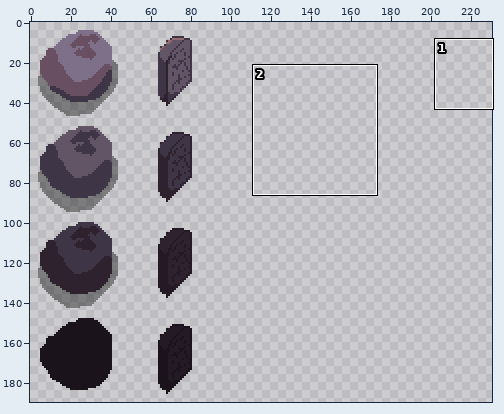
Edited in one commit: sprite sheet (bleed-client/images/objects-48.png). Above: a wide view before the commit, with the close-up outlined.
Close-up. The starting point:
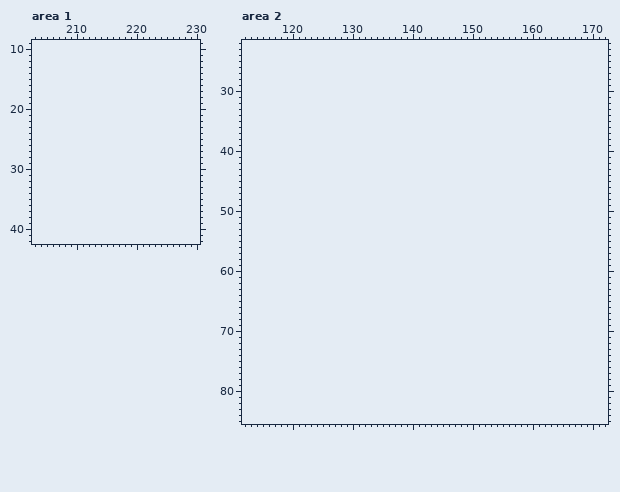
The file is 96x192 pixels. Colours within 5 levels of each other are drawn and written as one. Shown: area 1: x 203..230, y 9..42; area 2: x 112..172, y 22..85. The old version is drawn lined up with the new one, on the new canvas. The wide view leaves out empty margins. The commit also changed other parts of the picture, which this record leaves out.
Palette (. is transparent): 
Pixels before, area 2 (only the part around the change), first column x 112:
22 .............................................................
23 .............................................................
24 .............................................................
25 .............................................................
26 .............................................................
27 .............................................................
28 .............................................................
29 .............................................................
30 .............................................................
31 .............................................................
32 .............................................................
33 .............................................................
34 .............................................................
35 .............................................................
36 .............................................................
37 .............................................................
38 .............................................................
39 .............................................................
40 .............................................................
41 .............................................................
42 .............................................................
43 .............................................................
44 .............................................................
45 .............................................................
46 .............................................................
47 .............................................................
48 .............................................................
49 .............................................................
50 .............................................................
51 .............................................................
52 .............................................................
53 .............................................................
54 .............................................................
55 .............................................................
56 .............................................................
57 .............................................................
58 .............................................................
59 .............................................................
60 .............................................................
61 .............................................................
62 .............................................................
63 .............................................................
64 .............................................................
65 .............................................................
66 .............................................................
67 .............................................................
68 .............................................................
69 .............................................................
70 .............................................................
71 .............................................................
72 .............................................................
73 .............................................................
74 .............................................................
75 .............................................................
76 .............................................................
77 .............................................................
78 .............................................................
79 .............................................................
80 .............................................................
81 .............................................................
82 .............................................................
83 .............................................................
84 .............................................................
85 .............................................................
And afterwards:
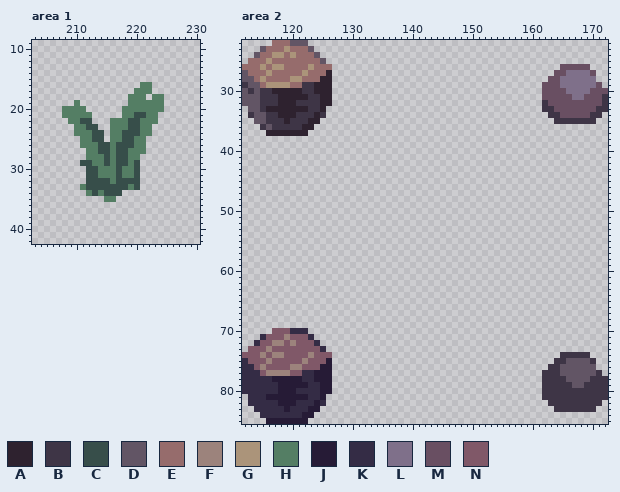
Colours new in this view: A #2e222f  B #3e3546  C #374e4a  D #625565  E #966c6c  F #9c837c  G #ab947a  H #547e64  J #261b36  K #342c45  L #7f708a  M #694f62  N #805868
From old to new:
canvas 96x192 -> 240x192
Area 1:
y 16: x 221..222 .. -> HH
y 17: x 220..222 ... -> HHH
y 18: x 219..221 ... -> HHH; x 223..224 .. -> HH
y 19: x 210 . -> H; x 219..224 ...... -> HHHHHH
y 20: x 208..211 .... -> HHHH; x 218..224 ....... -> HHHHHHH
y 21: x 208..212 ..... -> HHHHH; x 218..223 ...... -> HHCCHH
y 22: x 209..212 .... -> HHCC; x 216..223 ........ -> HHHCCHHH
y 23: x 210..213 .... -> HHCC; x 216..222 ....... -> HHHCCHH
y 24: x 210..214 ..... -> HHHCC; x 216..222 ....... -> HHCCCHH
y 25: x 211..214 .... -> HHCC; x 216..221 ...... -> HHCCHH
y 26: x 211..221 ........... -> HHHCCHCCCHH
y 27: x 212..221 .......... -> HHCCHCCHHH
y 28: x 212..220 ......... -> HHHCHCCHH
y 29: x 211..220 .......... -> CCHHCHCCHC
y 30..31: x 212..220 ......... -> CCHHHCHHC
y 32: x 212..220 ......... -> CCCCHCCCC
y 33: x 211..220 .......... -> HCCCCCCCHC
y 34: x 212..217 ...... -> HCHCCC
y 35: x 215..216 .. -> HH
Area 2:
y 22: x 117..122 ...... -> EEEDDD
y 23: x 115..123 ......... -> DEEEGEEED
y 24: x 114..124 ........... -> DEEGGEGEEED
y 25: x 113..125 ............. -> EEEGEEEEEEEED
y 26: x 112..126 ............... -> EEEGEGGEEEEGEEE; x 165..169 ..... -> MMMMM
y 27: x 112..126 ............... -> DEEEGEEEEEGEEEA; x 164..170 ....... -> MMLLLLM
y 28: x 112..126 ............... -> DDEGEEEEGGEEEAA; x 163..170 ........ -> MMLLLLLL
y 29: x 112..126 ............... -> BDDEGGGGEEBBAAA; x 162..171 .......... -> MMMLLLLLLM
y 30: x 112..126 ............... -> DBDBBAAAAABBAAA; x 162..172 ........... -> MMMMLLLLMMM
y 31: x 112..126 ............... -> DDDBBBAAAAABBAA; x 162..172 ........... -> MMMMMLLMMMB
y 32: x 112..126 ............... -> DDDBBBAAABBBBAA; x 162..172 ........... -> BMMMMMMMMMB
y 33: x 113..125 ............. -> DDBAAAAAAABBA; x 162..172 ........... -> BBMMMMMMMBB
y 34: x 113..125 ............. -> BDDBBAAABBBAB; x 163..171 ......... -> BBMMMMMBB
y 35: x 114..124 ........... -> DDBBBABBBAA; x 164..170 ....... -> BBBBBBB
y 36: x 115..123 ......... -> BDBBBBBAA
y 37: x 116..122 ....... -> AAAAAAA
y 70: x 117..122 ...... -> NNNKKK
y 71: x 115..123 ......... -> KNNNFNNNK
y 72: x 114..124 ........... -> KNNFFNFNNNK
y 73: x 113..125 ............. -> NNNFNNNNNNNNK
y 74: x 112..126 ............... -> NNNFNFFNNNNFNNN; x 165..169 ..... -> BBBBB
y 75: x 112..126 ............... -> KNNNFNNNNNFNNNJ; x 164..170 ....... -> BBDDDDB
y 76: x 112..126 ............... -> KKNFNNNNFFNNNJJ; x 163..170 ........ -> BBDDDDDD
y 77: x 112..126 ............... -> KKKNFFFFNNKKJJJ; x 162..171 .......... -> BBBDDDDDDB
y 78: x 112..126 ............... -> KKKKKJJJJJKKJJJ; x 162..172 ........... -> BBBBDDDDBBB
y 79: x 112..126 ............... -> KKKKKKJJJJJKKJJ; x 162..172 ........... -> BBBBBDDBBBB
y 80: x 112..126 ............... -> KKKKKKJJJKKKKJJ; x 162..172 ........... -> BBBBBBBBBBB
y 81: x 113..125 ............. -> KKKJJJJJJJKKJ; x 162..172 ........... -> BBBBBBBBBBB
y 82: x 113..125 ............. -> KKKKKJJJKKKJK; x 163..171 ......... -> BBBBBBBBB
y 83: x 114..124 ........... -> KKKKKJKKKJJ; x 164..170 ....... -> BBBBBBB
y 84: x 115..123 ......... -> KKKKKKKJJ
y 85: x 116..122 ....... -> JJJJJJJ
Boxes around the changes in both close-ups, in picture pixels (x1, y1, x2, y2):
added: (62, 82, 164, 202)
added: (242, 40, 332, 136)
added: (542, 64, 608, 124)
added: (242, 328, 332, 424)
added: (542, 352, 608, 412)
